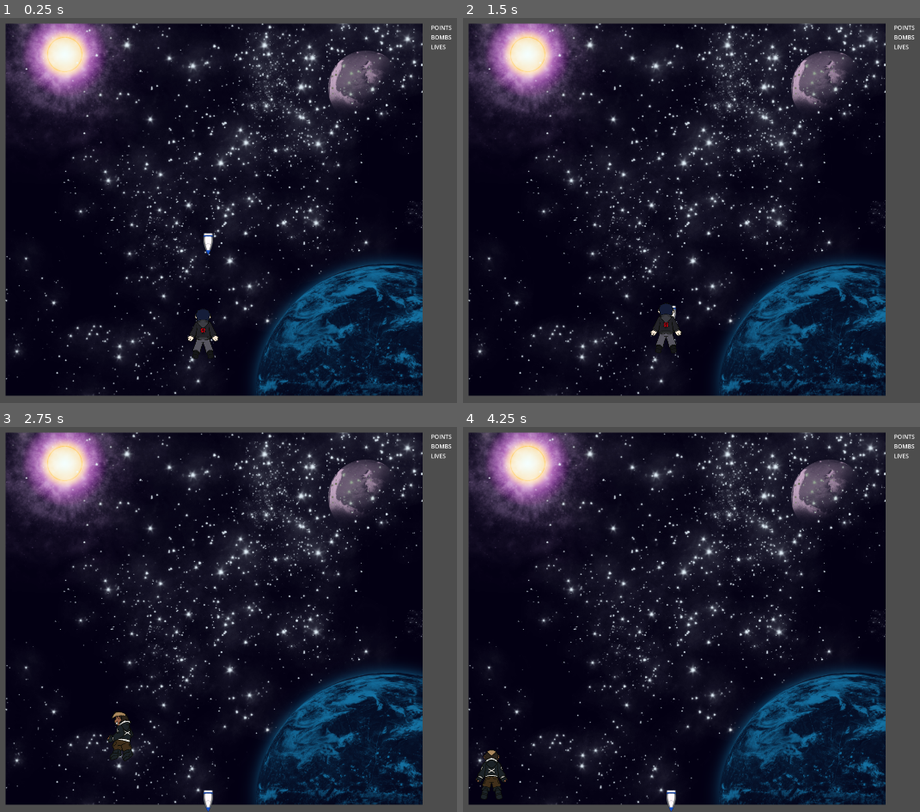
Above: before the commit, frames 1-4 (two rows, left to right).
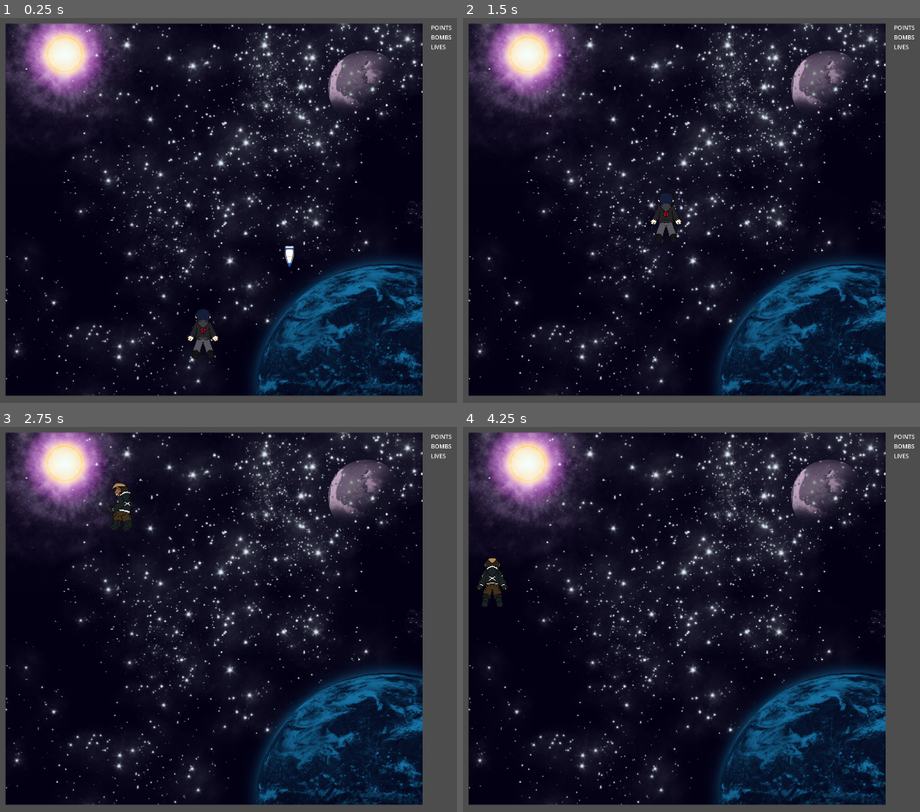
Above: after the commit, the same moments.

Repository: TresSims/Nickel2Danmaku
Game: Godot game, scene res://Levels/Level1/Level1.tscn
Two runs of this game, one before a commit and one after it. Both use one fixed random seed, a clock stepped at 60 frames per second and the inputs below. This scene is started directly instead of the project's main scene.
Inputs:
- Up to frame 1 (0.25 s): no input
- Up to frame 2 (1.5 s): hold Shift (switch) 0.53-1.28 s; hold W (up) from 0.53 s (still down); tap Shift (switch) at 1.35 s
- Up to frame 3 (2.75 s): release W (up) at 2.03 s; hold A (left) from 2.03 s (still down); hold Shift (switch) from 2.03 s (still down)
- Up to frame 4 (4.25 s): release Shift (switch) at 2.78 s; tap Shift (switch) at 2.85 s; release A (left) at 3.53 s; hold Down (down) from 3.53 s (still down); hold Shift (switch) from 3.53 s (still down)

The runs differ from the first frame. In frame 1, 0.2% of the frame differs, in the area x 44-65%, y 55-65%; in frame 2, 0.7%; in frame 3, 0.6%; in frame 4, 0.8%, in the area x 2-47%, y 33-100%.

Commit message:
Fixed collision layers for bullets and zone

Diff:
--- a/Actors/Bullet/Bullet/Bullet.gd
+++ b/Actors/Bullet/Bullet/Bullet.gd
@@ -8,9 +8,23 @@
 
 # Called when the node enters the scene tree for the first time.
 func _ready():
-        _sprite.rotation = dir.angle()
+    _sprite.rotation = dir.angle()
+    self.body_entered.connect(_on_body_entered)
+    contact_monitor = true
+    max_contacts_reported = 2
+
 
 
 # Called every frame. 'delta' is the elapsed time since the previous frame.
 func _process(delta):
-        move_and_collide(dir*speed)
+    move_and_collide(dir*speed)
+    _sprite.rotation = dir.angle()
+
+func _on_body_entered(body:Node):
+    print(body)
+    if(body.name == "Player"):
+        print("Hit that player!")
+    else:
+        print("Musta been a wall")
+
+    queue_free()
--- a/Actors/Bullet/Bullet/Bullet.tscn
+++ b/Actors/Bullet/Bullet/Bullet.tscn
@@ -11,6 +11,7 @@
 size = Vector2(64, 20)
 
 [node name="Bullet" type="RigidBody2D"]
+collision_mask = 0
 script = ExtResource("1_lvadf")
 
 [node name="Sprite2D" type="Sprite2D" parent="."]
--- a/Actors/Player/Player.gd
+++ b/Actors/Player/Player.gd
@@ -11,28 +11,28 @@
 var frame = 1
 
 func _physics_process(delta):
-        # Get the input direction and handle the movement/deceleration.
-        # As good practice, you should replace UI actions with custom gameplay actions.
-        var lr = Input.get_axis("left", "right")
-        var ud = Input.get_axis("up", "down")
-        var switch = Input.is_action_pressed("switch")
+    # Get the input direction and handle the movement/deceleration.
+    # As good practice, you should replace UI actions with custom gameplay actions.
+    var lr = Input.get_axis("left", "right")
+    var ud = Input.get_axis("up", "down")
+    var switch = Input.is_action_pressed("switch")
 
-        if(lr < 0):
-                frame = 0
-        elif (lr > 0):
-                frame = 2
-        else:
-                frame = 1
+    if(lr < 0):
+        frame = 0
+    elif (lr > 0):
+        frame = 2
+    else:
+        frame = 1
 
-        if(switch):
-                velocity.x = lr * SPEED * MOD
-                velocity.y = ud * SPEED * MOD
-                frame += 3
+    if(switch):
+        velocity.x = lr * SPEED * MOD
+        velocity.y = ud * SPEED * MOD
+        frame += 3
 
-        else:
-                velocity.x = lr * SPEED
-                velocity.y = ud * SPEED
+    else:
+        velocity.x = lr * SPEED
+        velocity.y = ud * SPEED
 
-        _animated_sprite.frame = frame
+    _animated_sprite.frame = frame
 
-        move_and_slide()
+    move_and_slide()
--- a/Levels/Level1/Level1.tscn
+++ b/Levels/Level1/Level1.tscn
@@ -116,7 +116,7 @@
 metadata/_edit_lock_ = true
 
 [node name="Bullet" parent="HBoxContainer/VBoxContainer/Sprite2D" instance=ExtResource("2_3dt5c")]
-position = Vector2(567, 466)
+position = Vector2(794, 502)
 
 [node name="Player" type="CharacterBody2D" parent="HBoxContainer/VBoxContainer/Sprite2D"]
 position = Vector2(552, 865)
@@ -137,6 +137,7 @@
 [node name="MapBorder" type="StaticBody2D" parent="HBoxContainer/VBoxContainer/Sprite2D"]
 visible = false
 collision_layer = 2
+collision_mask = 2
 
 [node name="CollisionShape2D" type="CollisionShape2D" parent="HBoxContainer/VBoxContainer/Sprite2D/MapBorder"]
 position = Vector2(20, 0)
@@ -155,6 +156,7 @@
 shape = SubResource("SegmentShape2D_2kt8s")
 
 [node name="BulletBorder" type="StaticBody2D" parent="HBoxContainer/VBoxContainer/Sprite2D"]
+collision_mask = 3
 
 [node name="CollisionShape2D4" type="CollisionShape2D" parent="HBoxContainer/VBoxContainer/Sprite2D/BulletBorder"]
 visible = false
